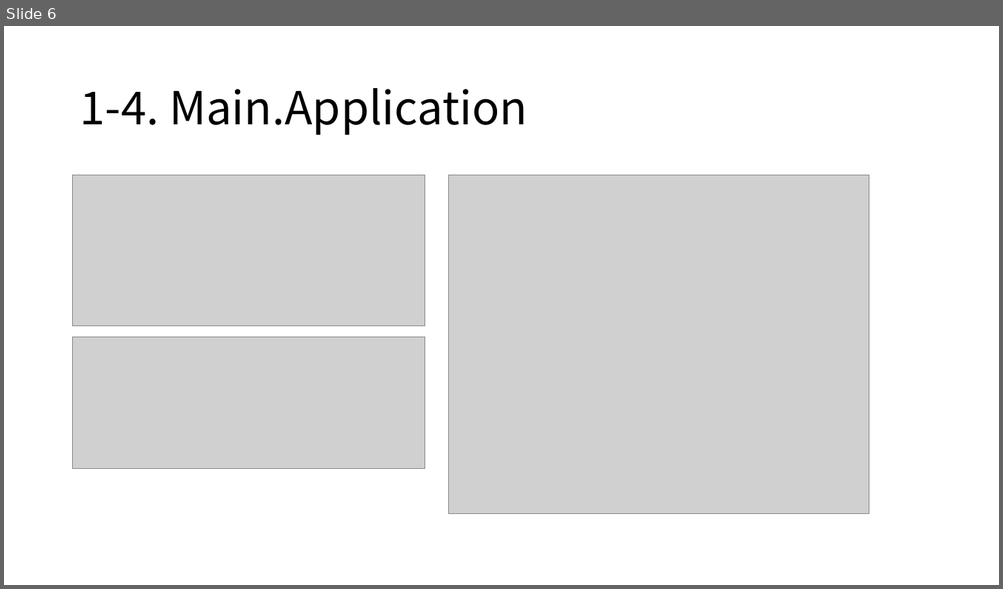
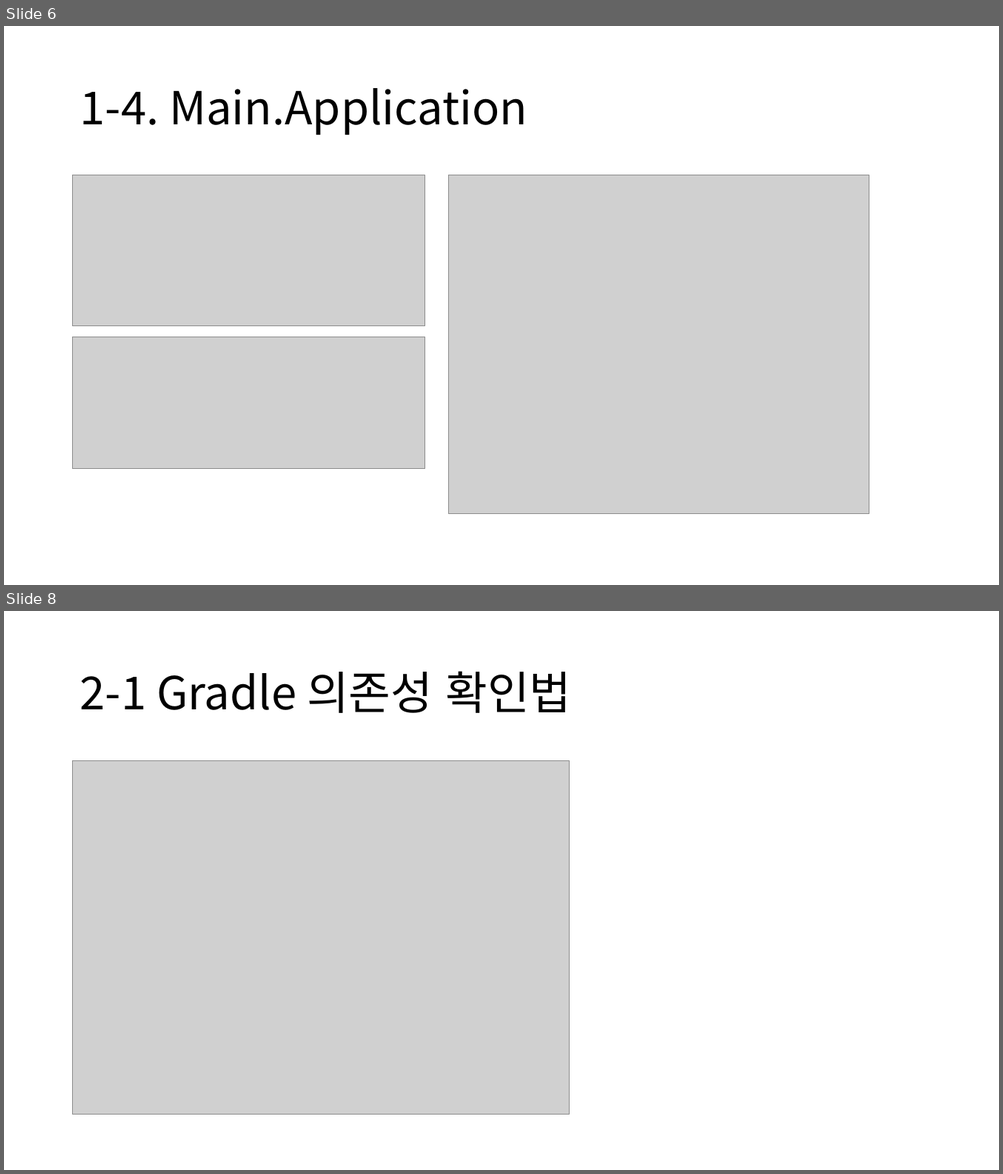
Before and after one commit to rkadbwkd/Spring-basic, a slide deck: Spring-basic.pptx. Shown one above the other, each under a label of ours: slide 6 before the commit, slides 6 and 8 after it; the slides between them are not shown. The pictures are 1003x589 and 1003x1174 pixels, drawn with LibreOffice and Linux fonts; fonts in the diff are those of the drawing; grey boxes stand for pictures. Boxes give left, top, right and bottom in pixels: in the first picture for what was removed or moved away, otherwise in the second. Text is boxed around its words. In the diff, an @@ line names an element or a change of style, - is before the commit and + after.

```diff
--- a/Spring-basic.pptx
+++ b/Spring-basic.pptx
@@ slide 8 added at (4, 611, 999, 1170), background #FFFFFF @@
@@ title added at (79, 671, 572, 713), 44 pt, text #000000 @@
+2-1 Gradle 의존성 확인법
@@ picture added at (73, 761, 569, 1116) @@
```
Also in this commit, not shown: 3 other slides added, 4 other files.
